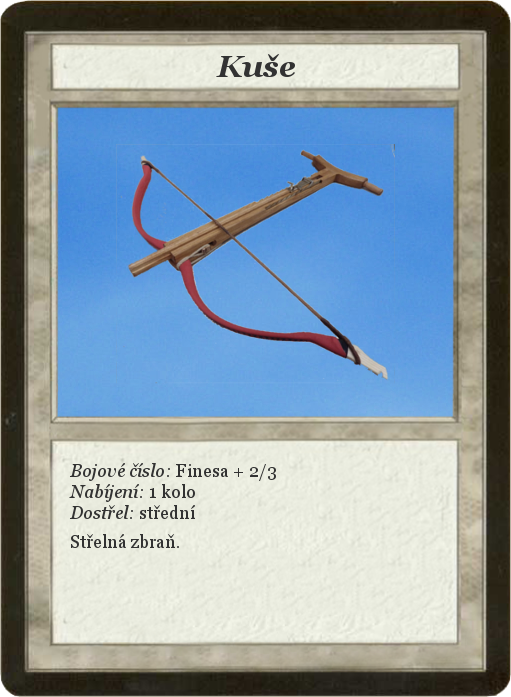
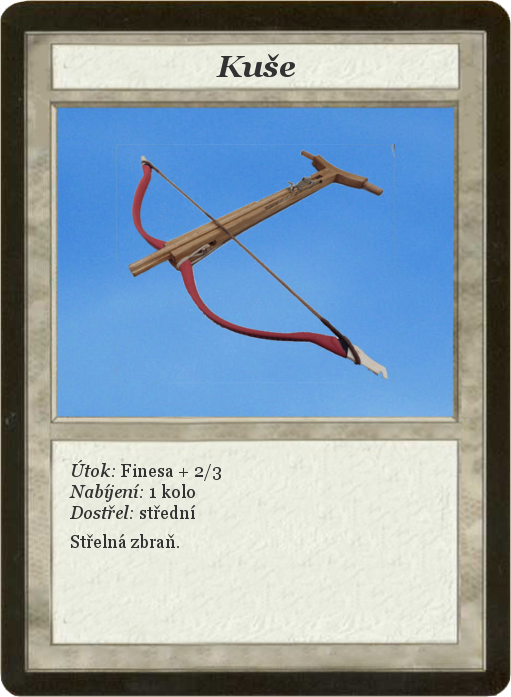
Layers edited between the first and the second 511x697 image:
renamed "Bojové číslo: Finesa + 2/3 ..." to "Útok: Finesa + 2/3 ...", painted on it over [69, 460, 276, 481]
